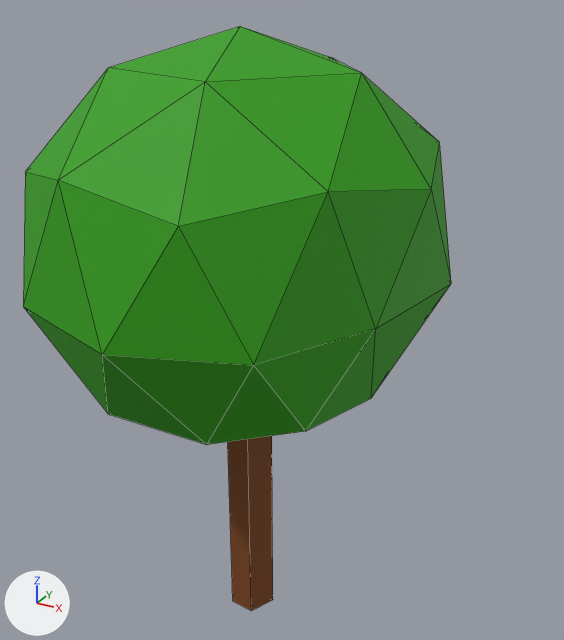
The FBX model AirshipDemo/Assets/Meshes/Island Creation/Tree_3.fbx: old version first, new version second.
The view is the same before and after, from a camera (50 mm lens) standing at (1.96, -4.96, 3.85) and looking at (-0.31, -0.83, 1.79). Lighting does not change. The marker at lower left points along +X, +Y and +Z. Mesh edges are drawn as thin lines. Where no turn or scale is listed for an object, it has been applied to the vertices.

In view in the first picture: 'Leaves', 'Tree'.
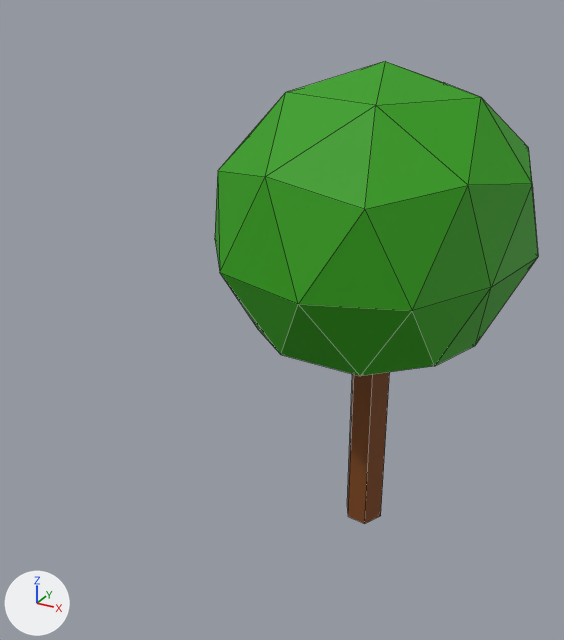
The change, as a list of edits to the scene's bpy script:
```text
Change me_cube_001:
    used by ob_tree; location = (-0.163, -1.5, 0.278)
    remove me_cube_001.from_pydata(...)  # 12 vertices, 9 faces; spans x -0.15..0.15, y -0.15..0.12, z -0.19..1.57
    add me_cube_001.from_pydata(...)  # 54 vertices, 89 faces; spans x -1.13..1.04, y -1.19..1.17, z -0.19..3.35
    me_cube_001 part 1: a new loose piece of 42 vertices spanning x -1.13..1.04, y -1.19..1.17, z 1.43..3.35, in mat_m_leaves (green #2f9e06)
    add me_cube_001.materials.append(mat_m_leaves)  # green #2f9e06
Remove ob_leaves:
    ob_leaves = bpy.data.objects.new('Leaves', me_icosphere_002)
    ob_leaves.location = (-0.169, -1.511, 2.403)
Change ob_tree:
    ob_tree.location: (-0.163, -1.5, 0.278) -> (0.0, 0.0, 0.0)
```

Changed parts and their boxes [x1, y1, x2, y2] in the pictures (564 x 640 px):
'Leaves', deleted (green)
    before: [23, 26, 451, 445]
'Tree', reshaped, moved
    before: [228, 436, 273, 611]
    after: [215, 61, 538, 523]
part 1 of me_cube_001, added (green)
    after: [215, 61, 538, 376]
